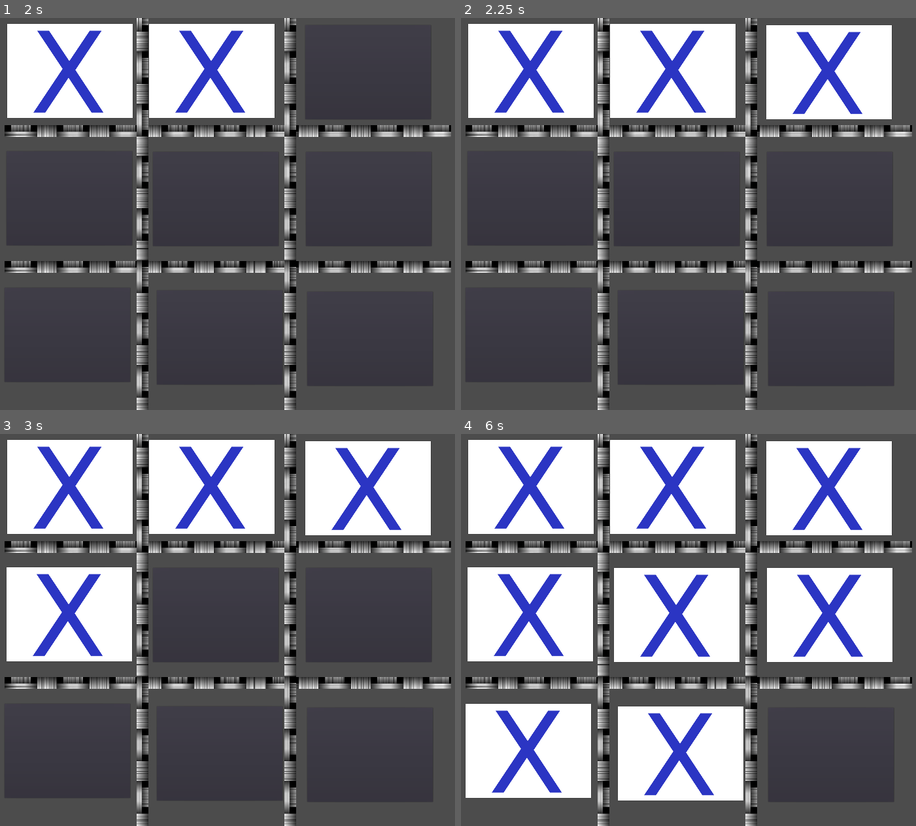
Above: before the commit, frames 1-4 (two rows, left to right).
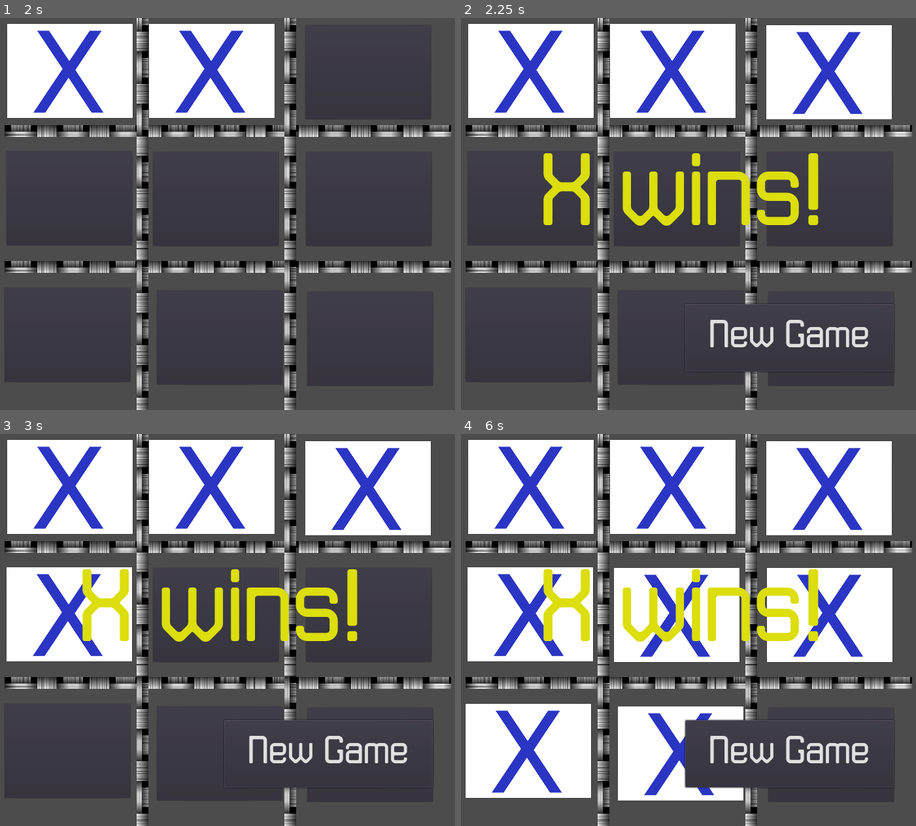
Above: after the commit, the same moments.

Repository: richardeigenmann/Godot-TicTacToe
Game: Godot game, scene res://Board.tscn
Two runs of this game, one before a commit and one after it. Both use one fixed random seed, a clock stepped at 60 frames per second and the inputs below.
Inputs (mouse positions are in pixels of both pictures, inside the frame that each line leads up to):
- Up to frame 1 (2 s): click (68, 72) at 0.5 s; click (213, 72) at 1.25 s
- Up to frame 2 (2.25 s): click (829, 72) at 2 s
- Up to frame 3 (3 s): click (68, 614) at 2.75 s
- Up to frame 4 (6 s): click (674, 614) at 3.5 s; click (829, 614) at 4.25 s; click (529, 751) at 5 s; click (679, 751) at 5.75 s

Frame 1 is identical in both runs. In frame 2, 5.0% of the frame differs, in the area x 18-95%, y 34-91%; in frame 3, 5.0%; in frame 4, 7.1%.

Commit message:
Add Winner Label and New Game Button

Diff:
--- a/Board.gd
+++ b/Board.gd
@@ -6,17 +6,23 @@
 var gameWon = false;
 
 func _ready():
+	$WinnerLabel.visible = false
+	$NewGameButton.visible = false
 	pass
 
 func _process(delta):
 	gameWon = gameWon()
-	if gameWon :
-		print("Winner")
-	else:
-		print("No Winner")
 
 func gameWon():
-	return xWins() || oWins()
+	if xWins():
+		$WinnerLabel.text = "X wins!"
+		$WinnerLabel.visible = true
+		$NewGameButton.visible = true
+	elif oWins():
+		$WinnerLabel.text = "O wins!"
+		$WinnerLabel.visible = true
+		$NewGameButton.visible = true
+
 
 
 # Somewhat inelegant way to test if the game is won but it works....
@@ -52,3 +58,10 @@
 		return true
 
 	return false
+
+
+func _on_NewGameButton_pressed():
+	$NewGameButton.visible = false
+	$WinnerLabel.visible = false
+	for tile in get_tree().get_nodes_in_group("Tiles") :
+		tile.setState(0)
--- a/Board.tscn
+++ b/Board.tscn
@@ -1,9 +1,11 @@
-[gd_scene load_steps=5 format=2]
+[gd_scene load_steps=7 format=2]
 
 [ext_resource path="res://Board.gd" type="Script" id=1]
 [ext_resource path="res://assets/bar.png" type="Texture" id=2]
 [ext_resource path="res://assets/bar-vert.png" type="Texture" id=3]
 [ext_resource path="res://Button.tscn" type="PackedScene" id=4]
+[ext_resource path="res://Font.tres" type="DynamicFont" id=5]
+[ext_resource path="res://NewGameFont.tres" type="DynamicFont" id=6]
 
 [node name="Board" type="Node" index="0"]
 
@@ -166,3 +168,55 @@
 margin_top = 448.0
 margin_right = 676.0
 margin_bottom = 928.0
+
+[node name="WinnerLabel" type="Label" parent="." index="4"]
+
+anchor_left = 0.0
+anchor_top = 0.0
+anchor_right = 0.0
+anchor_bottom = 0.0
+margin_left = 103.0
+margin_top = 199.0
+margin_right = 579.0
+margin_bottom = 371.0
+rect_pivot_offset = Vector2( 0, 0 )
+mouse_filter = 2
+mouse_default_cursor_shape = 0
+size_flags_horizontal = 1
+size_flags_vertical = 4
+custom_fonts/font = ExtResource( 5 )
+custom_colors/font_color = Color( 0.864714, 0.871094, 0.0544434, 1 )
+text = "X wins!"
+align = 1
+percent_visible = 1.0
+lines_skipped = 0
+max_lines_visible = -1
+_sections_unfolded = [ "custom_fonts" ]
+
+[node name="NewGameButton" type="Button" parent="." index="5"]
+
+anchor_left = 0.0
+anchor_top = 0.0
+anchor_right = 0.0
+anchor_bottom = 0.0
+margin_left = 346.0
+margin_top = 438.0
+margin_right = 665.0
+margin_bottom = 541.0
+rect_pivot_offset = Vector2( 0, 0 )
+focus_mode = 2
+mouse_filter = 0
+mouse_default_cursor_shape = 0
+size_flags_horizontal = 1
+size_flags_vertical = 1
+custom_fonts/font = ExtResource( 6 )
+toggle_mode = false
+enabled_focus_mode = 2
+shortcut = null
+group = null
+text = "New Game"
+flat = false
+align = 1
+_sections_unfolded = [ "custom_fonts" ]
+
+[connection signal="pressed" from="NewGameButton" to="." method="_on_NewGameButton_pressed"]
--- a/Button.gd
+++ b/Button.gd
@@ -15,10 +15,8 @@
 #	# Update game logic here.
 #	pass
 
-
-func _on_Button_pressed():
-	state += 1
-	state %= 3
+func setState( newState ):
+	state = newState % 3
 	if state == 1:
 		$X_Texture.visible = true
 		$O_Texture.visible = false
@@ -28,3 +26,7 @@
 	else:
 		$X_Texture.visible = false
 		$O_Texture.visible = false
+
+
+func _on_Button_pressed():
+	setState ( state + 1 )
--- /dev/null
+++ b/Font.tres
@@ -0,0 +1,11 @@
+[gd_resource type="DynamicFont" load_steps=2 format=2]
+
+[ext_resource path="res://assets/JLSDataGothicR_NC.otf" type="DynamicFontData" id=1]
+
+[resource]
+
+size = 157
+use_mipmaps = true
+use_filter = false
+font_data = ExtResource( 1 )
+_sections_unfolded = [ "Extra Spacing", "Font", "Settings" ]
--- /dev/null
+++ b/NewGameFont.tres
@@ -0,0 +1,11 @@
+[gd_resource type="DynamicFont" load_steps=2 format=2]
+
+[ext_resource path="res://assets/JLSDataGothicR_NC.otf" type="DynamicFontData" id=1]
+
+[resource]
+
+size = 60
+use_mipmaps = false
+use_filter = false
+font_data = ExtResource( 1 )
+_sections_unfolded = [ "Font", "Settings" ]
Not shown, added: assets/Description.txt
Binary file added: assets/JLSDataGothicR_NC.otf
Not shown, added: assets/About The Font
